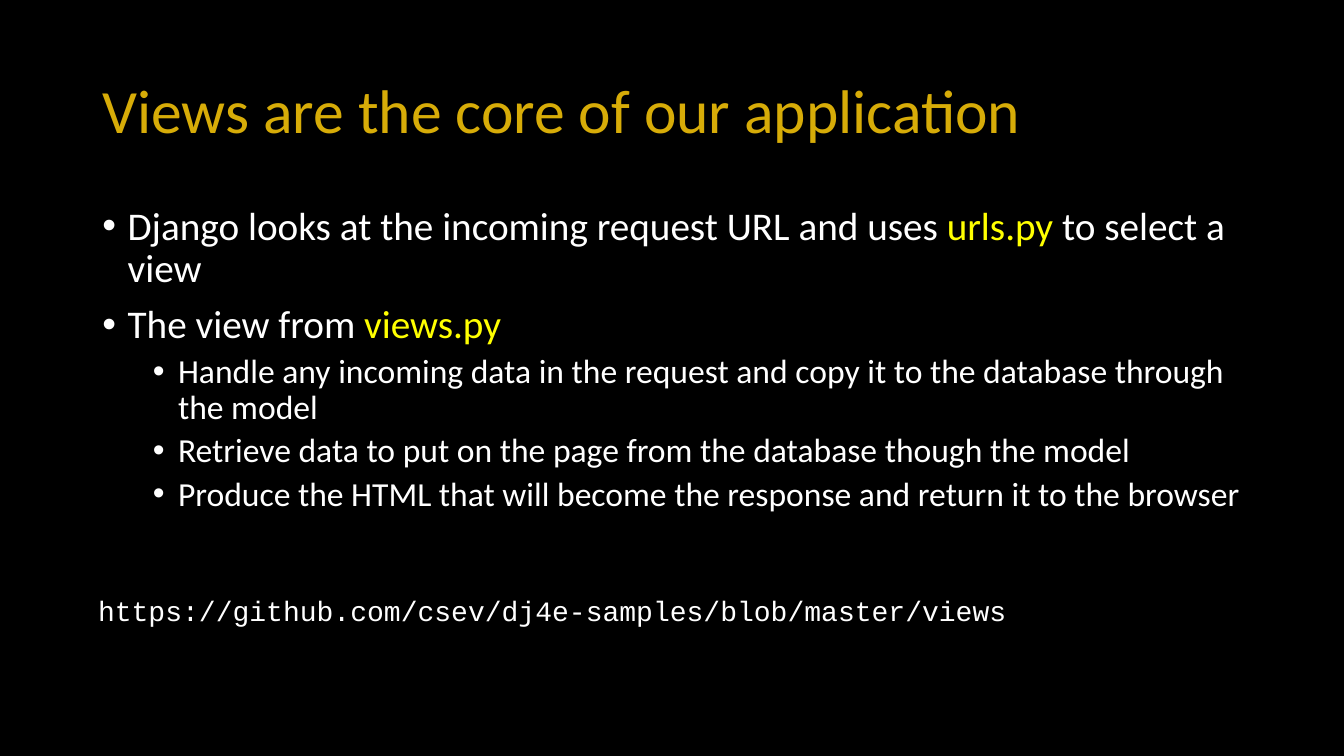
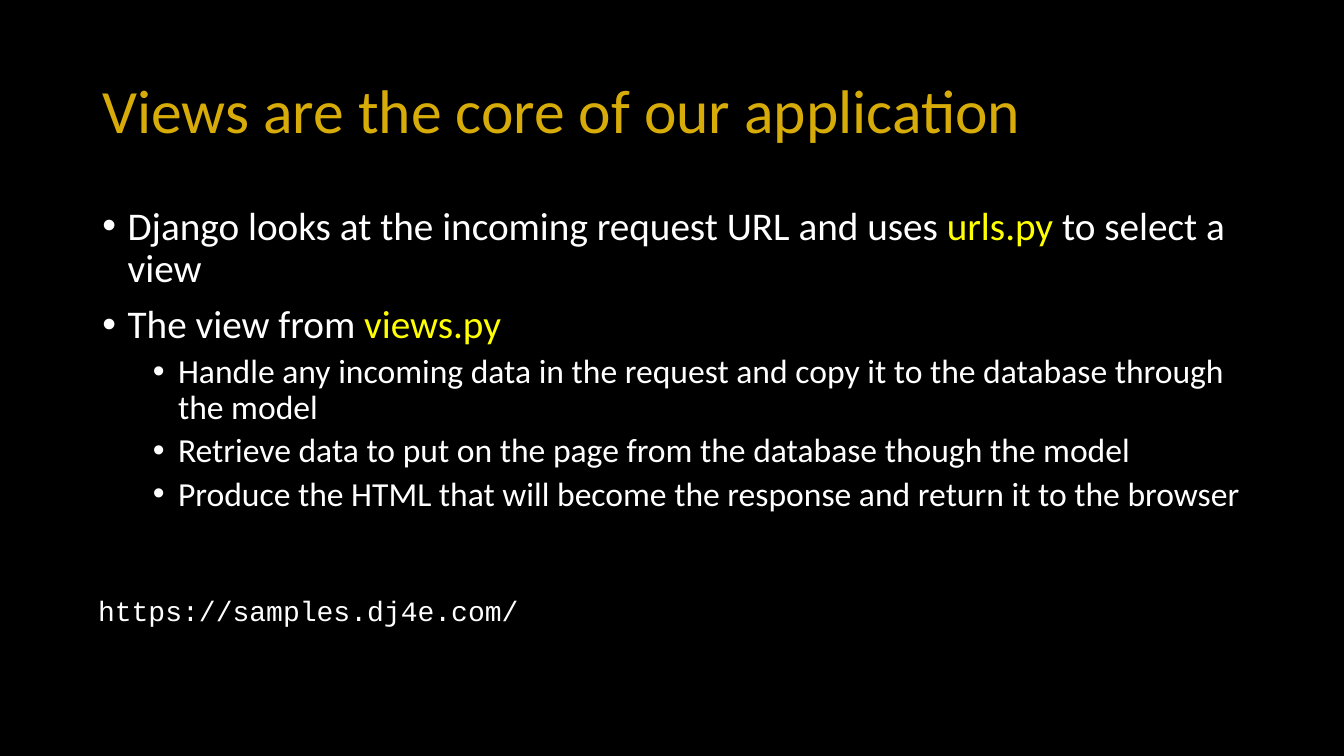
Before and after one commit to csev/dj4e, a slide deck: slide 3 of lectures/DJ-06-Views-Templates.pptx. Drawn at 1344x756 pixels with LibreOffice and Linux fonts; fonts in the diff are those of the drawing. Boxes give left, top, right and bottom in pixels: in the first picture for what was removed or moved away, otherwise in the second. Text is boxed around its words. In the diff, an @@ line names an element or a change of style, - is before the commit and + after.

Commit message:
Tweaks

```diff
--- a/lectures/DJ-06-Views-Templates.pptx
+++ b/lectures/DJ-06-Views-Templates.pptx
@@ text at box(98, 602, 518, 627): text changed @@
-https://github.com/csev/dj4e-samples/blob/master/views
+https://samples.dj4e.com/
```
